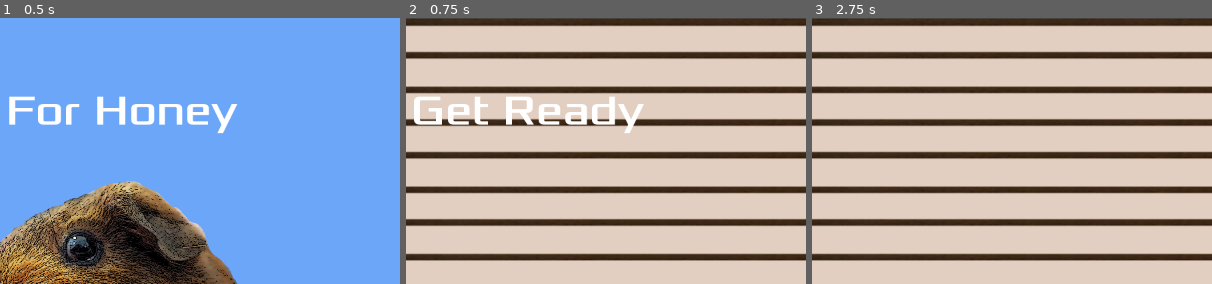
Above: before the commit, frames 1-3 (left to right).
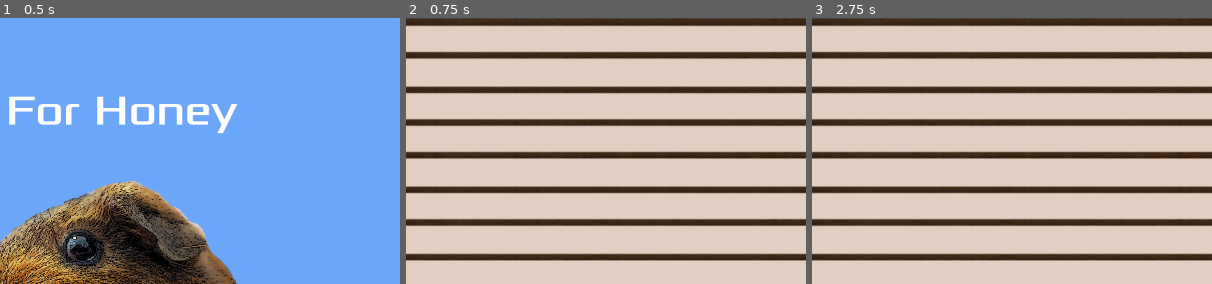
Above: after the commit, the same moments.

Repository: bristol-pride-game-jam/Honey
Game: Godot game, scene res://Main.tscn
Two runs of this game, one before a commit and one after it. Both use one fixed random seed, a clock stepped at 60 frames per second and the inputs below.
Inputs:
- Up to frame 1 (0.5 s): no input
- Up to frame 2 (0.75 s): click "Play" at 0.5 s
- Up to frame 3 (2.75 s): tap Enter at 1.25 s; hold Right (ui_right) 1.28-2.03 s; hold Down (ui_down) from 2.03 s (still down)
The pictures show only the part of the screen within x 35-85%, y 0-50%; the shares and areas given below are measured in that part.

Frame 1 is identical in both runs. In frame 2, 2.4% of the frame differs, in the area x 2-60%, y 29-44%; in frame 3, nothing differs.

Commit message:
Removed delayed messaging

Diff:
--- a/HUD.gd
+++ b/HUD.gd
@@ -3,33 +3,16 @@
 # Tells the Main node that the Start button has been pressed
 signal start_game
 
-# Show the center message and start a timer to hide it in 2 seconds
-func show_message(text):
-	$MessageLabel.text = text
-	$MessageLabel.show()
-	$MessageTimer.start()
-
 # Called when the player loses, showing the timer
 func show_game_over():
-	show_message("Game Over")
-	 # Wait until the timeout event of the timer before continuing
-	yield($MessageTimer, "timeout")
-
-
-	$MessageLabel.text = "For Honey"
-	$MessageLabel.show()
-	$Logo.show()
-
 	# Wait 1 second before showing the start button
 	yield(get_tree().create_timer(1), 'timeout')
+	$MessageLabel.show()
 	$StartButton.show()
 
 # When the start button is pressed
 func _on_StartButton_pressed():
 	$StartButton.hide()
+	$MessageLabel.hide()
 	$Logo.hide()
 	emit_signal("start_game")
-
-# When the message timeout expires (one shot)
-func _on_MessageTimer_timeout():
-	$MessageLabel.hide()
--- a/HUD.tscn
+++ b/HUD.tscn
@@ -46,13 +46,8 @@
 shortcut = SubResource( 5 )
 text = "Play"
 
-[node name="MessageTimer" type="Timer" parent="."]
-wait_time = 2.0
-one_shot = true
-
 [node name="Logo" type="Sprite" parent="."]
 position = Vector2( 579.492, 414.975 )
 scale = Vector2( 0.4, 0.4 )
 texture = ExtResource( 3 )
 [connection signal="pressed" from="StartButton" to="." method="_on_StartButton_pressed"]
-[connection signal="timeout" from="MessageTimer" to="." method="_on_MessageTimer_timeout"]
--- a/Main.gd
+++ b/Main.gd
@@ -10,7 +10,6 @@
 func new_game():
 	score = 0
 	$Player.start($StartPosition.position)
-	$HUD.show_message("Get Ready")
 	$Music.play()
 	$StartTimer.start()
 	$ColorRect.visible = false
